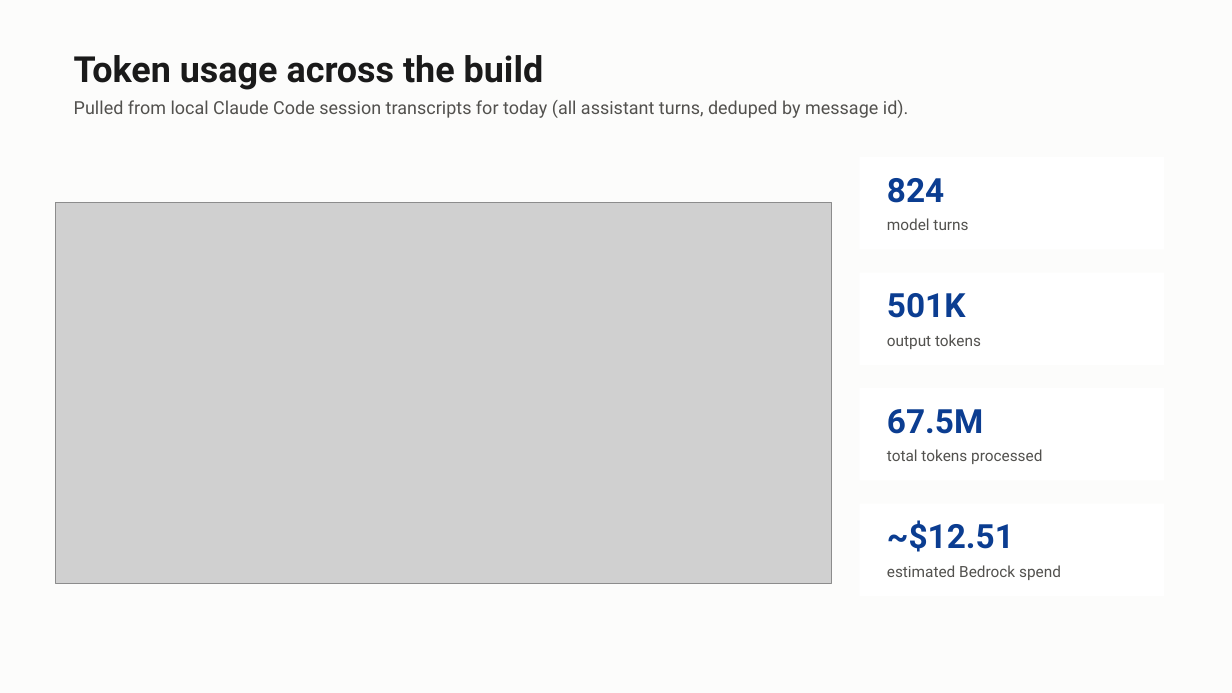
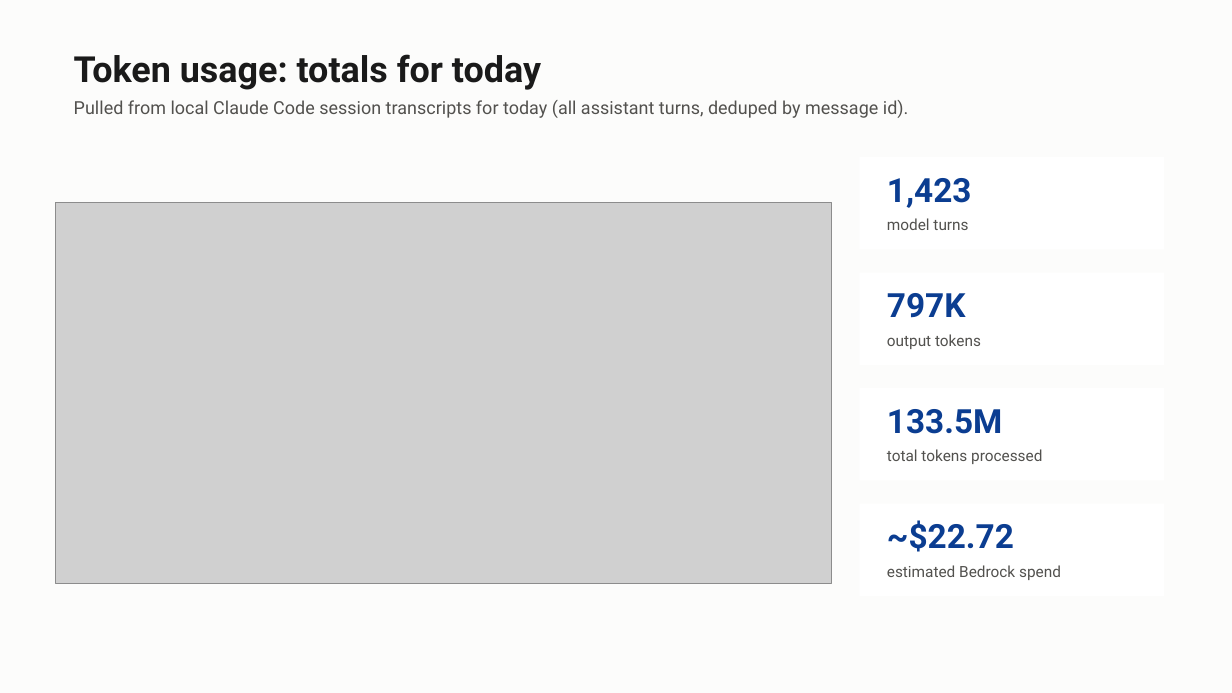
Before and after one commit to caleb-lim-ncino/Reroute, a slide deck: slide 12 of Reroute_progress.pptx (slide 11 before the commit). Drawn at 1232x693 pixels with LibreOffice and Linux fonts; fonts in the diff are those of the drawing; grey boxes stand for pictures. Boxes give left, top, right and bottom in pixels: in the first picture for what was removed or moved away, otherwise in the second. Text is boxed around its words. In the diff, an @@ line names an element or a change of style, - is before the commit and + after.

Commit message:
Update progress deck: per-commit/feature token usage breakdown
Replaces the single time-bucketed usage chart with a horizontal bar
chart showing tokens, cost, and call count per commit/feature, plus
a rerouting/live-departures/alternatives showcase slide.

```diff
--- a/Reroute_progress.pptx
+++ b/Reroute_progress.pptx
@@ text at (x1=74, y1=54, x2=541, y2=90): text changed @@
-Token usage across the build
+Token usage: totals for today
@@ text at (x1=887, y1=178, x2=972, y2=208): text changed @@
-824
+1,423
@@ text at (x1=887, y1=293, x2=966, y2=318): text changed @@
-501K
+797K
@@ text at (x1=887, y1=409, x2=1002, y2=434): text changed @@
-67.5M
+133.5M
@@ text at (x1=887, y1=520, x2=1014, y2=552): text changed @@
-~$12.51
+~$22.72
```
Also in this commit, not shown: 1 slide added.
